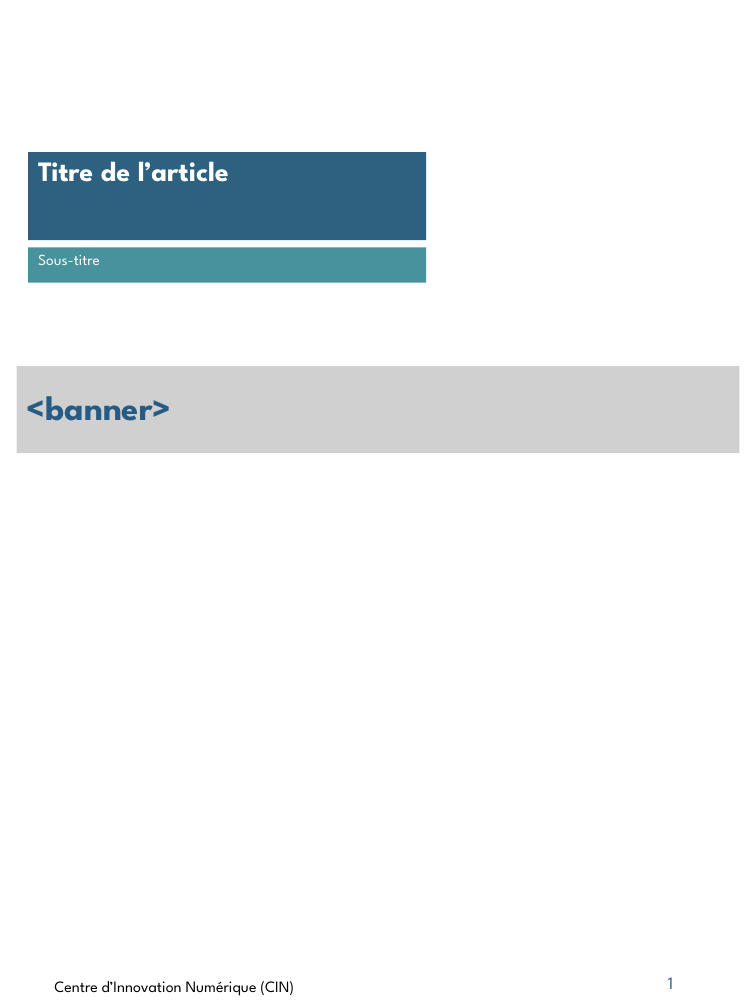
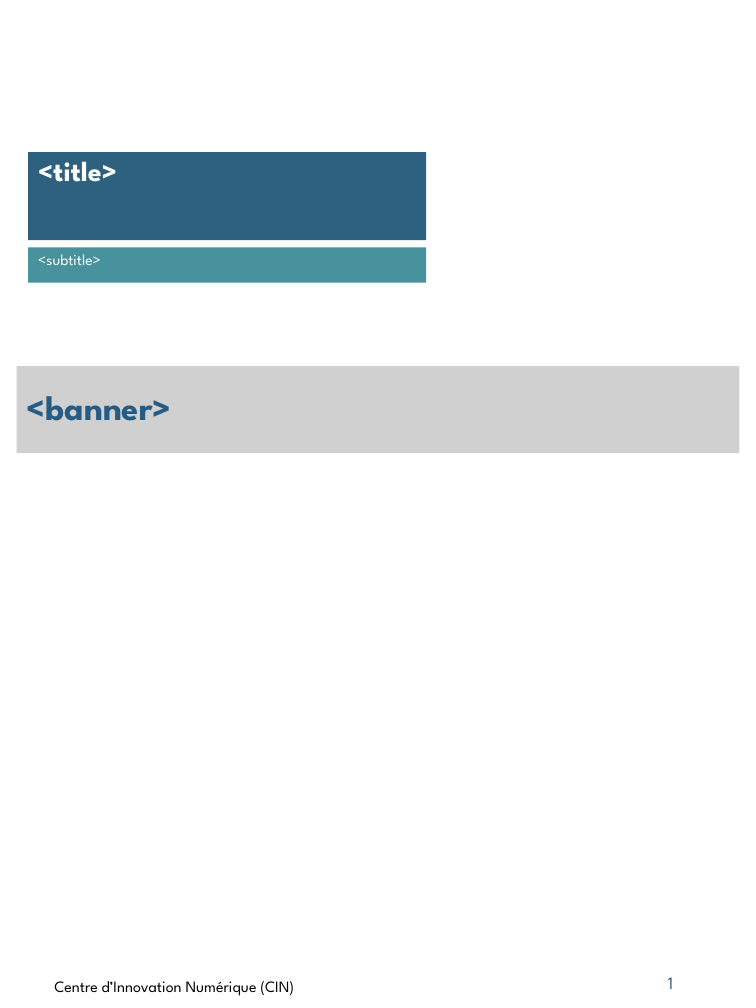
Before and after one commit to Msa360/pptx_template_cin, a slide deck: slide 1 of powerpoints/gabarit_mod.pptx. Drawn at 756x1008 pixels with LibreOffice and Linux fonts; fonts in the diff are those of the drawing; grey boxes stand for pictures; background and template pictures are left out. Boxes give left, top, right and bottom in pixels: in the first picture for what was removed or moved away, otherwise in the second. Text is boxed around its words. In the diff, an @@ line names an element or a change of style, - is before the commit and + after.

Commit message:
add title & subtitle

```diff
--- a/powerpoints/gabarit_mod.pptx
+++ b/powerpoints/gabarit_mod.pptx
@@ text at (x1=38, y1=161, x2=117, y2=182): text changed @@
-Titre de l’article
+<title>
@@ text at (x1=38, y1=254, x2=101, y2=265): text changed @@
-Sous-titre
+<subtitle>
```
Also in this commit, not shown: 13 other files.
